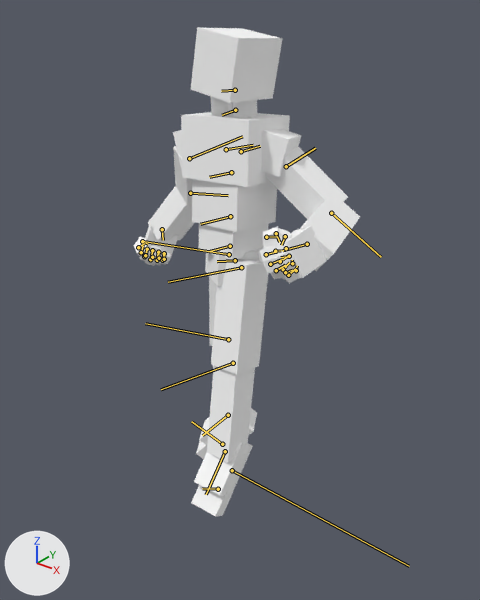
Before and after pictures for a commit that changed the FBX model Assets/Models/Player/WholeBodyClip/RPG-Character@JumpUp.FBX.
Before and after are seen from a camera (50 mm lens) standing at (2.32, -2.81, 3.08) and looking at (0.11, -0.05, 1.37). Lighting does not change. The marker at lower left points along +X, +Y and +Z. Both versions are drawn at frame 3 of the action 'Take 001'; the numbers are the values there. The bones that bend it are drawn over the model as lines.

Objects in the first picture: 'RPG-Character-Mesh'.
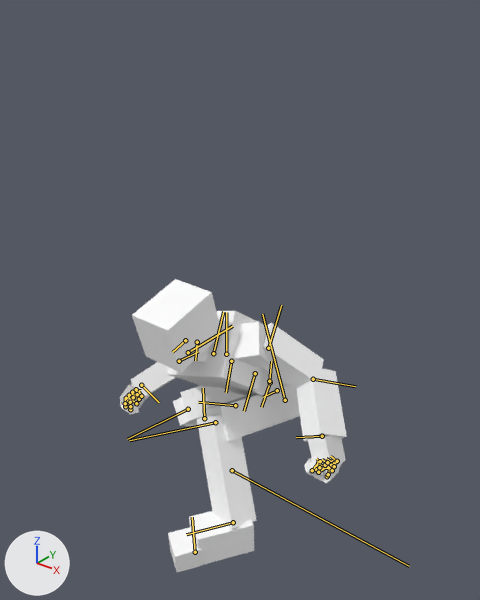
Boxes (x1, y1, x2, y2) around the edits, measured in the pictures (480 x 600 px):
'RPG-Character-Mesh', posed (40% shorter)
    before: (133, 27, 360, 517)
    after: (120, 279, 347, 573)
bone 'B_Pelvis', root to tip
    before: (235, 260) to (217, 261)
    after: (277, 390) to (263, 397)
bone 'B_Spine', root to tip
    before: (230, 246) to (208, 251)
    after: (270, 382) to (261, 407)
bone 'B_Spine1', root to tip
    before: (230, 216) to (200, 224)
    after: (255, 373) to (244, 411)
bone 'B_Spine2', root to tip
    before: (231, 172) to (209, 177)
    after: (231, 361) to (226, 392)
bone 'B_L_Clavicle', root to tip
    before: (241, 151) to (260, 146)
    after: (226, 354) to (226, 312)
bone 'B_L_UpperArm', root to tip
    before: (286, 166) to (315, 148)
    after: (268, 348) to (281, 305)
bone 'B_L_Forearm', root to tip
    before: (331, 213) to (381, 257)
    after: (313, 379) to (355, 386)
bone 'B_L_Hand', root to tip
    before: (307, 244) to (283, 250)
    after: (322, 436) to (296, 437)
bone 'B_L_Finger0', root to tip
    before: (285, 236) to (281, 245)
    after: (320, 461) to (316, 458)
bone 'B_L_Finger01', root to tip
    before: (276, 233) to (279, 242)
    after: (316, 469) to (318, 461)
bone 'B_L_Finger02', root to tip
    before: (266, 237) to (276, 236)
    after: (312, 470) to (316, 464)
bone 'B_L_Finger1', root to tip
    before: (286, 248) to (282, 251)
    after: (328, 467) to (319, 464)
bone 'B_L_Finger11', root to tip
    before: (275, 251) to (281, 250)
    after: (327, 476) to (330, 468)
bone 'B_L_Finger12', root to tip
    before: (266, 254) to (277, 251)
    after: (318, 472) to (325, 467)
bone 'B_L_Finger2', root to tip
    before: (289, 256) to (281, 257)
    after: (331, 465) to (322, 459)
bone 'B_L_Finger21', root to tip
    before: (280, 261) to (287, 256)
    after: (328, 474) to (333, 466)
bone 'B_L_Finger3', root to tip
    before: (292, 263) to (292, 260)
    after: (334, 463) to (326, 458)
bone 'B_L_Finger31', root to tip
    before: (283, 269) to (289, 262)
    after: (332, 470) to (335, 464)
bone 'B_L_Finger4', root to tip
    before: (296, 270) to (297, 265)
    after: (337, 461) to (330, 456)
bone 'B_L_Finger41', root to tip
    before: (288, 275) to (295, 268)
    after: (334, 466) to (336, 460)
bone 'B_L_Finger42', root to tip
    before: (285, 272) to (292, 270)
    after: (327, 462) to (333, 460)
bone 'B_R_Clavicle', root to tip
    before: (226, 149) to (253, 145)
    after: (213, 353) to (223, 311)
bone 'B_R_UpperArm', root to tip
    before: (189, 158) to (242, 136)
    after: (188, 352) to (232, 326)
bone 'B_R_Forearm', root to tip
    before: (190, 193) to (228, 195)
    after: (179, 361) to (198, 351)
bone 'B_R_Hand', root to tip
    before: (162, 229) to (163, 240)
    after: (141, 385) to (159, 402)
bone 'B_Neck', root to tip
    before: (235, 110) to (222, 115)
    after: (197, 342) to (195, 360)
bone 'B_Head', root to tip
    before: (235, 90) to (221, 91)
    after: (185, 340) to (172, 352)
bone 'B_L_Thigh', root to tip
    before: (241, 267) to (168, 282)
    after: (285, 400) to (262, 314)
bone 'B_L_Calf', root to tip
    before: (233, 363) to (161, 389)
    after: (215, 422) to (129, 440)
bone 'B_L_Foot', root to tip
    before: (225, 451) to (206, 494)
    after: (233, 522) to (186, 534)
bone 'B_R_Thigh', root to tip
    before: (229, 254) to (141, 241)
    after: (269, 381) to (271, 361)
bone 'B_R_Calf', root to tip
    before: (228, 339) to (145, 323)
    after: (188, 409) to (127, 439)
bone 'B_R_Foot', root to tip
    before: (228, 415) to (202, 435)
    after: (235, 405) to (198, 402)

The edits, one by one:
Bone 'B_Pelvis' (bone_b_pelvis) moves from (24.2, -1.8, 2.0) to (-77.7, -32.0, 13.8).
Bone 'B_Pelvis' (bone_b_pelvis) turns from (-33, -1, -5) to (-27, 3, 13) degrees about its own x, y and z.
Bone 'B_Spine' (bone_b_spine) turns from (29, 3, 1) to (28, -7, 34) degrees about its own x, y and z.
Bone 'B_Spine1' (bone_b_spine1) turns from (2, 0, 8) to (2, 0, 10) degrees about its own x, y and z.
Bone 'B_Spine2' (bone_b_spine2) turns from (5, 1, -3) to (5, 0, 1) degrees about its own x, y and z.
Bone 'B_L_Clavicle' (bone_b_l_clavicle) turns from (-1, 8, 9) to (-1, 10, 10) degrees about its own x, y and z.
Bone 'B_L_UpperArm' (bone_b_l_upperarm) turns from (5, -26, 3) to (-15, -1, -24) degrees about its own x, y and z.
Bone 'B_L_Forearm' (bone_b_l_forearm) turns from (0, 0, -83) to (0, 0, -65) degrees about its own x, y and z.
Bone 'B_L_Hand' (bone_b_l_hand) turns from (-20, 11, 4) to (-19, -23, 14) degrees about its own x, y and z.
Bone 'B_L_Finger0' (bone_b_l_finger0) turns from (-1, 32, -23) to (-14, 19, 2) degrees about its own x, y and z.
Bone 'B_L_Finger01' (bone_b_l_finger01) turns from (0, 0, 31) to (0, 0, 47) degrees about its own x, y and z.
Bone 'B_L_Finger02' (bone_b_l_finger02) turns from (0, 0, 55) to (0, 0, 37) degrees about its own x, y and z.
Bone 'B_L_Finger1' (bone_b_l_finger1) turns from (12, 14, 25) to (-4, 3, 22) degrees about its own x, y and z.
Bone 'B_L_Finger11' (bone_b_l_finger11) turns from (0, -1, 36) to (0, 0, 85) degrees about its own x, y and z.
Bone 'B_L_Finger12' (bone_b_l_finger12) turns from (0, 0, 38) to (0, 0, 22) degrees about its own x, y and z.
Bone 'B_L_Finger2' (bone_b_l_finger2) turns from (0, 1, 6) to (0, 0, 33) degrees about its own x, y and z.
Bone 'B_L_Finger21' (bone_b_l_finger21) turns from (0, 0, 64) to (0, 0, 86) degrees about its own x, y and z.
Bone 'B_L_Finger3' (bone_b_l_finger3) turns from (-9, -8, 50) to (2, -5, 30) degrees about its own x, y and z.
Bone 'B_L_Finger31' (bone_b_l_finger31) turns from (0, 1, 32) to (0, 0, 87) degrees about its own x, y and z.
Bone 'B_L_Finger4' (bone_b_l_finger4) turns from (-17, -10, 67) to (0, 0, 40) degrees about its own x, y and z.
Bone 'B_L_Finger41' (bone_b_l_finger41) turns from (0, 1, 47) to (0, 0, 72) degrees about its own x, y and z.
Bone 'B_L_Finger42' (bone_b_l_finger42) turns from (0, 0, 33) to (0, 0, 22) degrees about its own x, y and z.
Bone 'B_R_Clavicle' (bone_b_r_clavicle) turns from (0, -11, -4) to (0, -5, 0) degrees about its own x, y and z.
Bone 'B_R_UpperArm' (bone_b_r_upperarm) turns from (27, 4, 34) to (52, 25, -2) degrees about its own x, y and z.
Bone 'B_R_Forearm' (bone_b_r_forearm) turns from (0, 0, -37) to (0, 0, -51) degrees about its own x, y and z.
Bone 'B_R_Hand' (bone_b_r_hand) turns from (34, 2, 17) to (-7, 24, 7) degrees about its own x, y and z.
Bone 'B_Neck' (bone_b_neck) turns from (-7, -3, -4) to (-3, -5, -3) degrees about its own x, y and z.
Bone 'B_Head' (bone_b_head) turns from (2, -6, -5) to (-9, -11, -42) degrees about its own x, y and z.
Bone 'B_L_Thigh' (bone_b_l_thigh) turns from (-32, 2, 4) to (36, 16, 113) degrees about its own x, y and z.
Bone 'B_L_Calf' (bone_b_l_calf) turns from (0, 0, 6) to (0, 0, -79) degrees about its own x, y and z.
Bone 'B_L_Foot' (bone_b_l_foot) turns from (-2, -10, -66) to (27, -28, -22) degrees about its own x, y and z.
Bone 'B_R_Thigh' (bone_b_r_thigh) turns from (38, 1, -3) to (-34, -11, 88) degrees about its own x, y and z.
Bone 'B_R_Calf' (bone_b_r_calf) turns from (0, 0, 6) to (0, 0, -118) degrees about its own x, y and z.
Bone 'B_R_Foot' (bone_b_r_foot) turns from (0, -15, -55) to (31, 40, 45) degrees about its own x, y and z.
